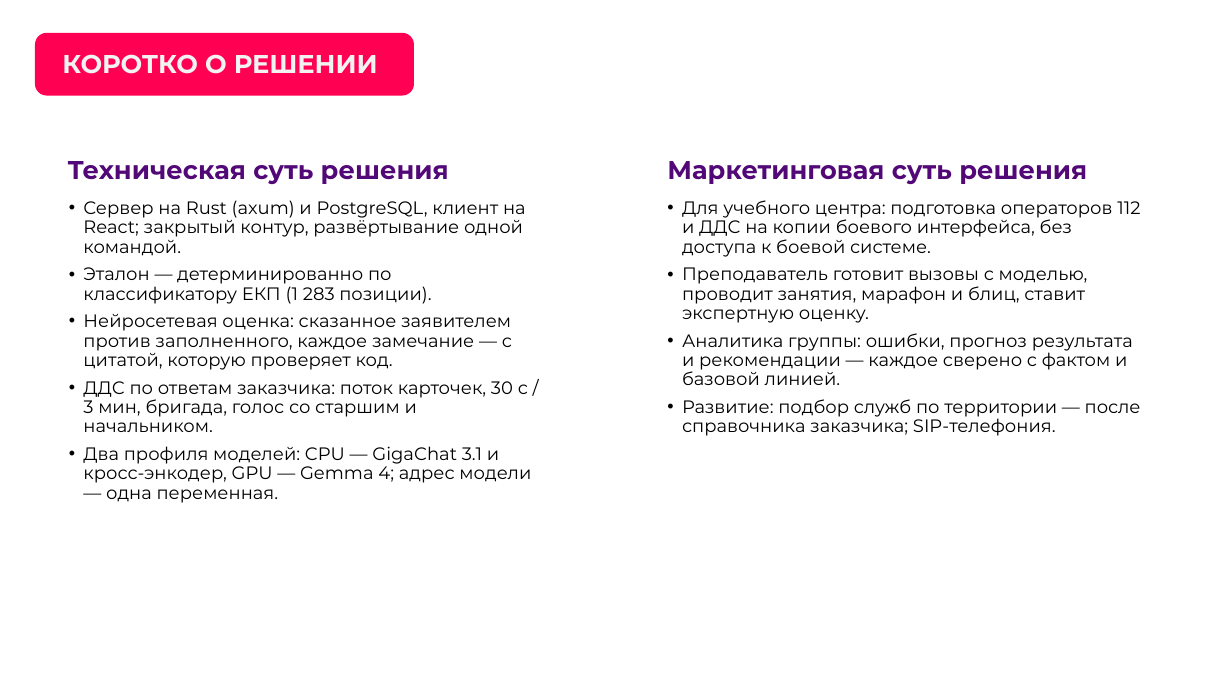
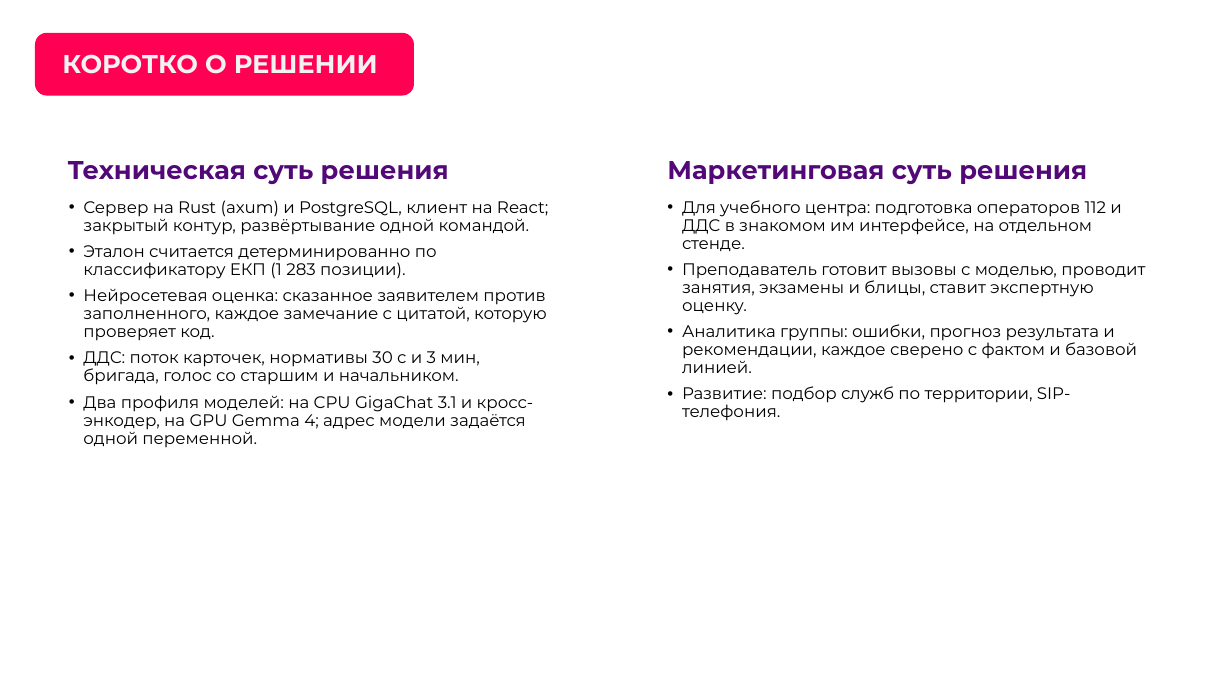
Before and after one commit to Den4ikAI/arm112-trainer_final, a slide deck: slide 5 of docs/презентация.pptx. Drawn at 1232x693 pixels with LibreOffice and Linux fonts; fonts in the diff are those of the drawing; background and template pictures are left out. Boxes give left, top, right and bottom in pixels: in the first picture for what was removed or moved away, otherwise in the second. Text is boxed around its words. In the diff, an @@ line names an element or a change of style, - is before the commit and + after.

```diff
--- a/docs/презентация.pptx
+++ b/docs/презентация.pptx
@@ text at <box>83,200,548,235</box>: size 14 to 13 pt in "Сервер на Rust (axum) и PostgreSQL, клиент ..." @@
@@ text at <box>682,200,1145,421</box>: text changed; size 14 to 13 pt @@
-• Для учебного центра: подготовка операторов 112 и ДДС на копии боевого интерфейса, без доступа к боевой системе.
-• Преподаватель готовит вызовы с моделью, проводит занятия, марафон и блиц, ставит экспертную оценку.
-• Аналитика группы: ошибки, прогноз результата и рекомендации — каждое сверено с фактом и базовой линией.
-• Развитие: подбор служб по территории — после справочника заказчика; SIP-телефония.
+• Для учебного центра: подготовка операторов 112 и ДДС в знакомом им интерфейсе, на отдельном стенде.
+• Преподаватель готовит вызовы с моделью, проводит занятия, экзамены и блицы, ставит экспертную оценку.
+• Аналитика группы: ошибки, прогноз результата и рекомендации, каждое сверено с фактом и базовой линией.
+• Развитие: подбор служб по территории, SIP-телефония.
@@ text at <box>83,245,547,447</box>: text changed; size 14 to 13 pt @@
-• Эталон — детерминированно по классификатору ЕКП (1 283 позиции).
-• Нейросетевая оценка: сказанное заявителем против заполненного, каждое замечание — с цитатой, которую проверяет код.
-• ДДС по ответам заказчика: поток карточек, 30 с / 3 мин, бригада, голос со старшим и начальником.
-• Два профиля моделей: CPU — GigaChat 3.1 и кросс-энкодер, GPU — Gemma 4; адрес модели — одна переменная.
+• Эталон считается детерминированно по классификатору ЕКП (1 283 позиции).
+• Нейросетевая оценка: сказанное заявителем против заполненного, каждое замечание с цитатой, которую проверяет код.
+• ДДС: поток карточек, нормативы 30 с и 3 мин, бригада, голос со старшим и начальником.
+• Два профиля моделей: на CPU GigaChat 3.1 и кросс-энкодер, на GPU Gemma 4; адрес модели задаётся одной переменной.
```
Also in this commit, not shown: 25 other slides changed, 6 other files.
